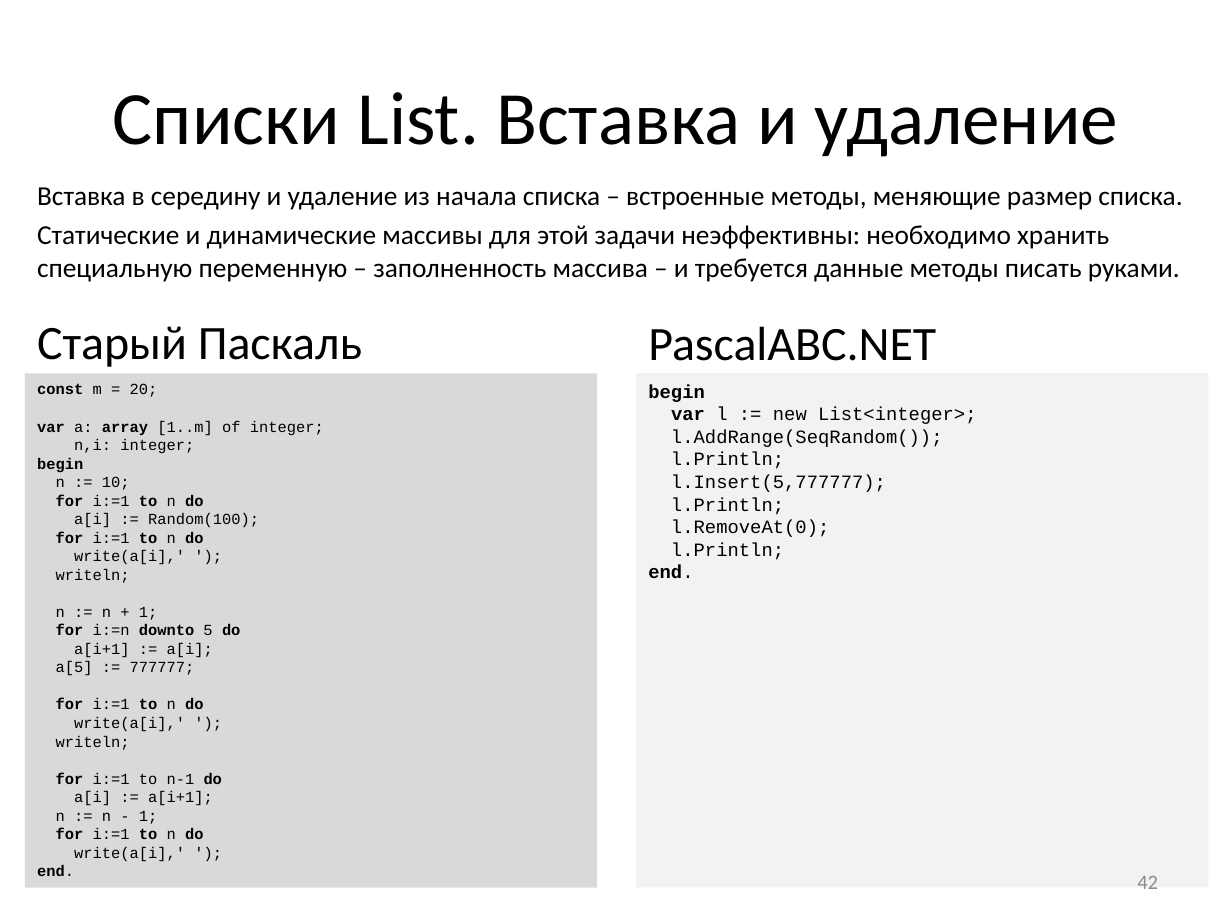
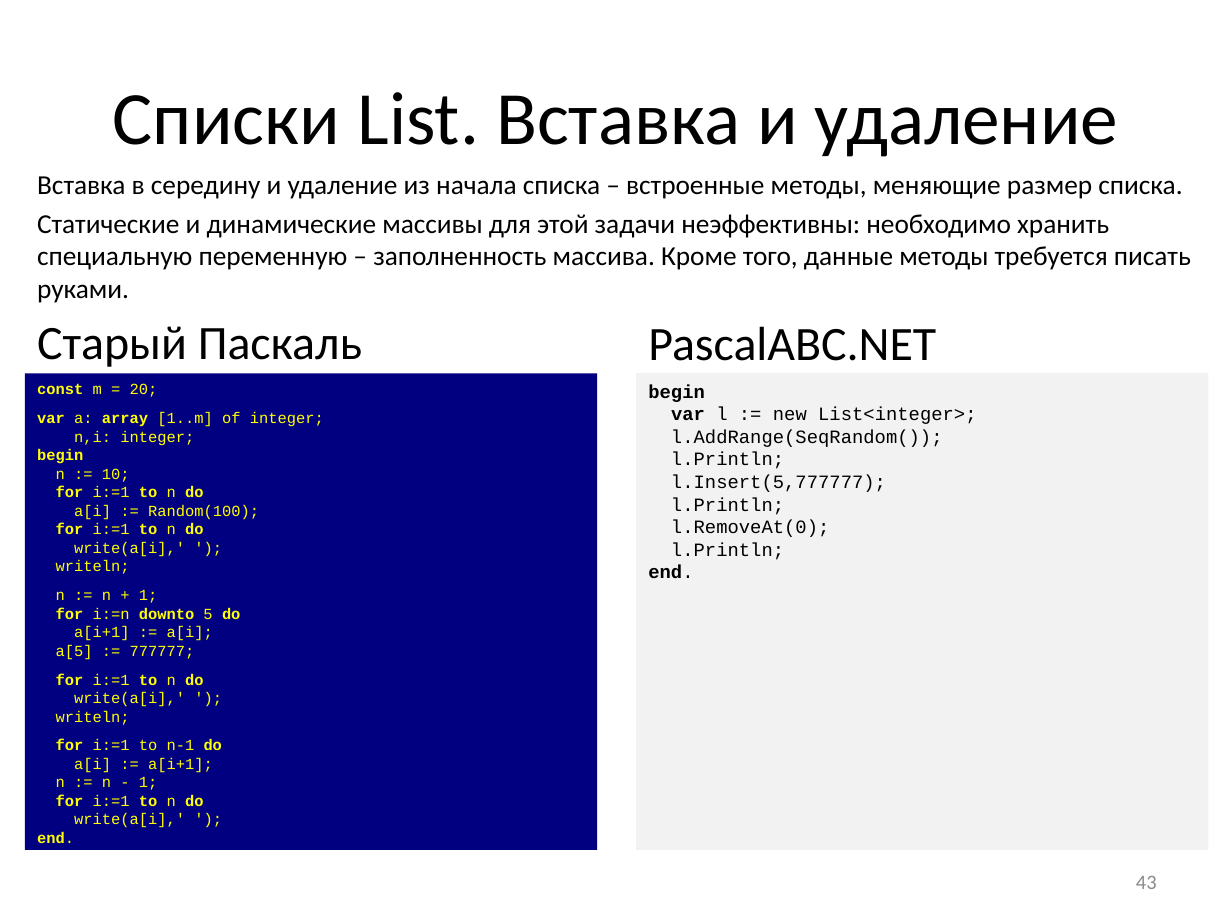
Before and after one commit to pascalabcnet/pascalabcnet, a slide deck: slide 43 of _Presentations/2015 New Features/PascalABC.NET 2015.pptx (slide 42 before the commit). Drawn at 1232x924 pixels with LibreOffice and Linux fonts; fonts in the diff are those of the drawing. Boxes give left, top, right and bottom in pixels: in the first picture for what was removed or moved away, otherwise in the second. Text is boxed around its words. In the diff, an @@ line names an element or a change of style, - is before the commit and + after.

```diff
--- a/_Presentations/2015 New Features/PascalABC.NET 2015.pptx
+++ b/_Presentations/2015 New Features/PascalABC.NET 2015.pptx
@@ text "Вставка в середину и удаление ...": place and size @@
-text "Вставка в середину и удаление ..." at <box>37,187,1182,282</box>
+text "Вставка в середину и удаление ..." at <box>37,176,1191,303</box>
@@ text at <box>37,214,1191,303</box>: text changed @@
-Статические и динамические массивы для этой задачи неэффективны: необходимо хранить специальную переменную – заполненность массива – и требуется данные методы писать руками.
+Статические и динамические массивы для этой задачи неэффективны: необходимо хранить специальную переменную – заполненность массива. Кроме того, данные методы требуется писать руками.
@@ rectangle "const m = 20;": place and size @@
-rectangle "const m = 20;" at <box>25,373,598,887</box>
+rectangle "const m = 20;" at <box>25,373,598,850</box>
@@ rectangle "const m = 20;" at <box>25,373,598,850</box>: text colour #000000 to #FFFF00; fill #D9D9D9 to #000080 @@
@@ rectangle "begin": place and size @@
-rectangle "begin" at <box>636,373,1209,887</box>
+rectangle "begin" at <box>636,373,1209,850</box>
@@ page number at <box>1136,876,1157,889</box>: text changed @@
-42
+43
```
Also in this commit, not shown: 40 other slides changed, 1 slide added, 11 other files.
